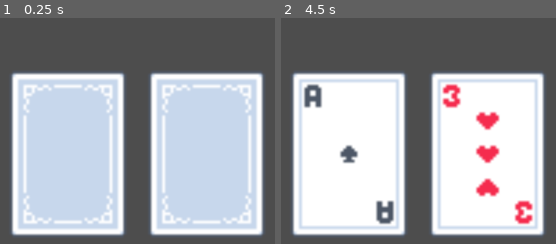
Above: before the commit, frames 1-2 (left to right).
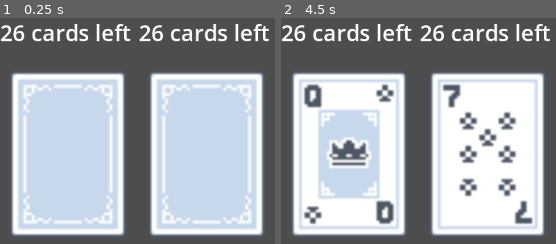
Above: after the commit, the same moments.

Repository: cbrenton/warlatro
Game: Godot game, scene res://main.tscn
The game is run twice, just before and just after one commit, with the same random seed, the same clock (stepped at 60 frames per second) and the same inputs. The project has no main scene, so this scene is started directly.
Inputs (mouse positions are in pixels of both pictures, inside the frame that each line leads up to):
- Up to frame 1 (0.25 s): no input
- Up to frame 2 (4.5 s): tap Enter at 0.5, 2, 3.5 s; move the mouse to (outside the picture) at 0.52 s; click (outside the picture) at 0.67 s; tap Space at 1.25, 2.75, 4.25 s; move the mouse to (outside the picture) at 1.27 s; click (outside the picture) at 1.42 s; move the mouse to (outside the picture) at 2.02 s; click (outside the picture) at 2.17 s; move the mouse to (outside the picture) at 2.77 s; click (outside the picture) at 2.92 s; move the mouse to (outside the picture) at 3.52 s; click (outside the picture) at 3.67 s; move the mouse to (440, 173) at 4.27 s; click (440, 173) at 4.42 s

The runs differ from the first frame. In frame 1, 3.0% of the frame differs, in the area x 0-98%, y 2-11%; in frame 2, 17%, in the area x 0-98%, y 2-92%.

Commit message:
Add score labels and win condition

Diff:
--- a/warlatro/card.gd
+++ b/warlatro/card.gd
@@ -1,15 +1,18 @@
 extends Node2D
 
-var rank = 0
+var rank_value = 0
+var rank_str = null
 var suit = null
 var texture = null
-var rng;
-var is_flipped = false;
+var back_texture = null
+var rng
+var is_flipped = false
 
-# returns true if card deleted
+# returns true if card should be deleted
 func flip() -> bool:
 	if self.is_flipped:
-		queue_free()
+		$Sprite2D.texture = self.back_texture
+		self.is_flipped = false
 		return true
 	else:
 		$Sprite2D.texture = self.texture
@@ -20,22 +23,24 @@
 	get_parent().get_parent().handle_click()
 
 # rank is a string
-func initialize(rank = null, suit = null):
-	if rank and suit:
-		self.rank = rank
+func initialize(rank_value = null, rank_str = null, suit = null):
+	if rank_value and rank_str and suit:
+		self.rank_value = rank_value
+		self.rank_str = rank_str
 		self.suit = suit
 	else:
 		print("no rank or suit passed")
 
-	#var texture_path = "res://assets/cards/%s_of_%s.png" % [self.rank, self.suit]
-	var texture_path = "res://assets/cards/card_%s_%s.png" % [self.suit, self.rank]
+	var texture_path = "res://assets/cards/card_%s_%s.png" % [self.suit, self.rank_str]
 	self.texture = load(texture_path)
+	var back_texture_path = "res://assets/cards/card_back.png"
+	self.back_texture = load(back_texture_path)
 
 # other is a Node of type Card
 # returns -1 if loses to other, 0 if ties, 1 if beats
 func compare(other: Node) -> int:
-	if other.rank > self.rank:
+	if other.rank_value > self.rank_value:
 		return -1
-	if other.rank == self.rank:
+	if other.rank_value == self.rank_value:
 		return 0
 	return 1
--- a/warlatro/card_manager.gd
+++ b/warlatro/card_manager.gd
@@ -6,6 +6,9 @@
 var player_stack;
 var cpu_stack;
 var deck;
+var is_game_ended = false
+
+@onready var my_label = $WinLabel
 
 # Called when the node enters the scene tree for the first time.
 func _ready() -> void:
@@ -22,8 +25,7 @@
 	add_child(self.player_stack)
 	add_child(self.cpu_stack)
 
-	# while not self.deck.empty():
-	for i in range(3):
+	while not self.deck.empty():
 		self.player_stack.add_card(self.deck.deal_top())
 		self.cpu_stack.add_card(self.deck.deal_top())
 
@@ -56,17 +58,28 @@
 # at beginning, create player stack
 # deal from deck, add child to stack
 func handle_click():
+	if self.is_game_ended:
+		return
+
 	var player_card = self.player_stack.next_turn()
 	var cpu_card = self.cpu_stack.next_turn()
 	if self.player_stack.has_turns_left() and self.cpu_stack.has_turns_left():
 		if player_card and cpu_card:
-			print("comparing two cards")
 			var result = player_card.compare(cpu_card)
 			if result < 0:
-				print("cpu wins this one")
+				self.cpu_stack.win_card(player_card)
+				self.cpu_stack.win_card(cpu_card)
 			elif result == 0:
-				print("you tied")
+				self.player_stack.win_card(player_card)
+				self.cpu_stack.win_card(cpu_card)
 			else:
-				print("you won!")
+				self.player_stack.win_card(player_card)
+				self.player_stack.win_card(cpu_card)
 	else:
-		print("game over")
+		self.is_game_ended = true
+		self.player_stack.set_label()
+		self.cpu_stack.set_label()
+		if not self.player_stack.cards.is_empty():
+			$WinLabel.text = "You win!"
+		else:
+			$WinLabel.text = "You lose!"
--- a/warlatro/deck.gd
+++ b/warlatro/deck.gd
@@ -27,7 +27,7 @@
 		for suit in SUITS:
 			var rank_str = RANKS[rank_item]
 			var card = CARD_SCENE.instantiate()
-			card.initialize(rank_str, suit)
+			card.initialize(rank_item, rank_str, suit)
 			self.cards.push_back(card)
 
 func shuffle():
--- a/warlatro/main.tscn
+++ b/warlatro/main.tscn
@@ -3,14 +3,22 @@
 [ext_resource type="Script" uid="uid://dotud1c8v7iww" path="res://card_manager.gd" id="1_0xm2m"]
 [ext_resource type="PackedScene" uid="uid://6jur6866ig57" path="res://deck.tscn" id="2_0xm2m"]
 [ext_resource type="PackedScene" uid="uid://dwtqy7aus3b8d" path="res://stack.tscn" id="3_1bvp3"]
-[ext_resource type="Script" uid="uid://cnh2s5fl1dtgq" path="res://stack.gd" id="4_lquwl"]
+
+[sub_resource type="LabelSettings" id="LabelSettings_h2yge"]
+font_size = 64
 
 [node name="Main" type="Node2D" unique_id=974964384]
 
 [node name="CardManager" type="Node2D" parent="." unique_id=1688188572]
 script = ExtResource("1_0xm2m")
 
+[node name="WinLabel" type="Label" parent="CardManager" unique_id=67571283]
+offset_left = 800.0
+offset_top = 183.0
+offset_right = 959.0
+offset_bottom = 254.0
+label_settings = SubResource("LabelSettings_h2yge")
+
 [node name="Deck" parent="." unique_id=25859790 instance=ExtResource("2_0xm2m")]
 
 [node name="Stack" parent="." unique_id=235796473 instance=ExtResource("3_1bvp3")]
-script = ExtResource("4_lquwl")
--- a/warlatro/stack.gd
+++ b/warlatro/stack.gd
@@ -5,11 +5,16 @@
 var pos: Vector2
 var visible_card
 
-func initialize(pos: Vector2) -> void:
-	self.pos = pos
+@onready var my_label = $CardsLeftLabel
+
+func initialize(pos_in: Vector2) -> void:
+	self.pos = pos_in
 
 func add_card(card) -> void:
 	self.cards.push_back(card)
+
+func win_card(card) -> void:
+	self.cards.push_front(card)
 
 # returns a Node of type Card
 func display_new_card():
@@ -18,14 +23,17 @@
 		return
 	self.visible_card.position = self.pos
 	add_child(self.visible_card)
+	my_label.position = self.pos + Vector2(-100, -200)
+	self.set_label()
 
 # returns a Node of type Card
 func next_turn() -> Node:
 	if self.visible_card:
-		var was_deleted = self.visible_card.flip()
-		if not was_deleted:
+		var should_be_deleted = self.visible_card.flip()
+		if not should_be_deleted:
 			return self.visible_card
 		else:
+			remove_child(self.visible_card)
 			display_new_card()
 	return null
 
@@ -37,3 +45,9 @@
 
 func has_turns_left() -> bool:
 	return self.visible_card != null
+
+func cards_left() -> int:
+	return len(self.cards) + (1 if self.visible_card else 0)
+
+func set_label() -> void:
+	my_label.text = "%d cards left" % [self.cards_left()]
--- a/warlatro/stack.tscn
+++ b/warlatro/stack.tscn
@@ -2,5 +2,14 @@
 
 [ext_resource type="Script" uid="uid://cnh2s5fl1dtgq" path="res://stack.gd" id="1_hmspu"]
 
+[sub_resource type="LabelSettings" id="LabelSettings_hmspu"]
+font_size = 32
+
 [node name="Stack" type="Node2D" unique_id=235796473]
 script = ExtResource("1_hmspu")
+
+[node name="CardsLeftLabel" type="Label" parent="." unique_id=854095254]
+offset_right = 125.0
+offset_bottom = 52.0
+label_settings = SubResource("LabelSettings_hmspu")
+horizontal_alignment = 1
